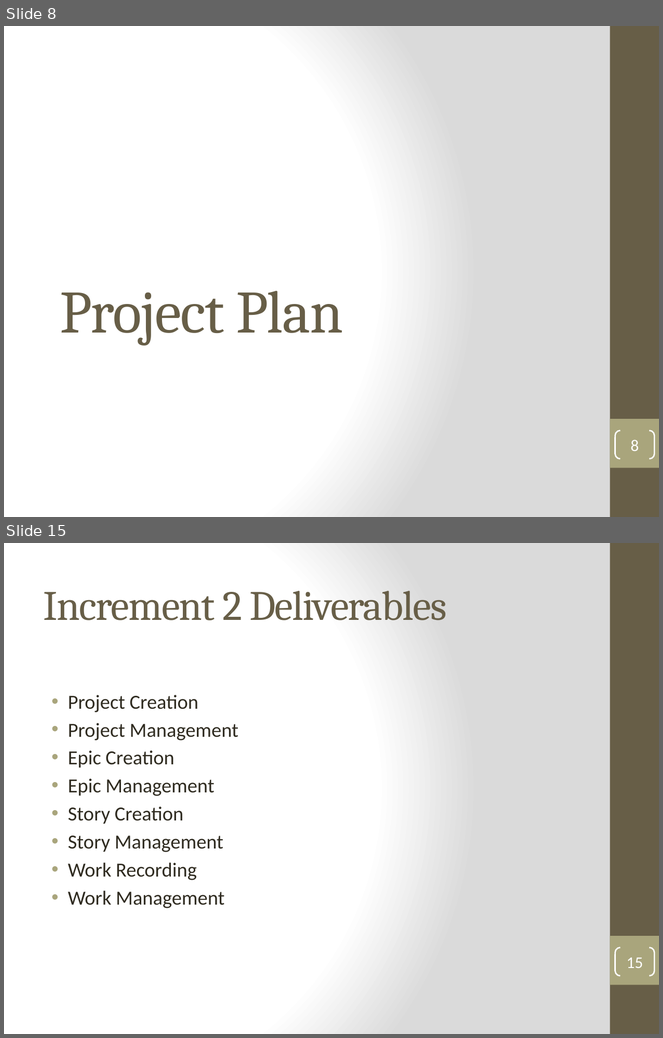
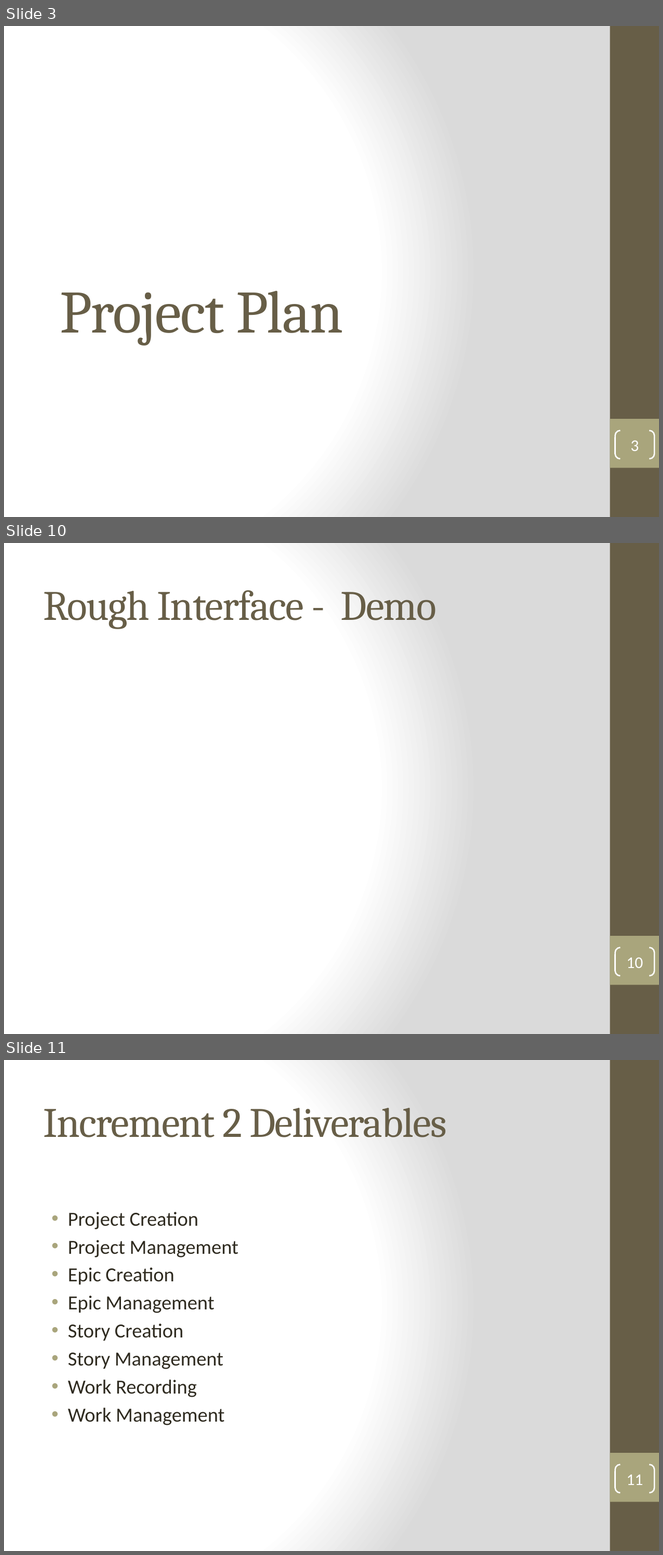
Before and after one commit to DanLain/ProjectManagement, a slide deck: Project Plan/Team 3 Vision and Proejct Plan.pptx. Shown one above the other, each under a label of ours: slides 8 and 15 before the commit, slides 3, 10 and 11 after it; the slides between them are not shown. The pictures are 663x1038 and 663x1555 pixels, drawn with LibreOffice and Linux fonts; fonts in the diff are those of the drawing. Boxes give left, top, right and bottom in pixels: in the first picture for what was removed or moved away, otherwise in the second. Text is boxed around its words. In the diff, an @@ line names an element or a change of style, - is before the commit and + after.

```diff
--- a/Project Plan/Team 3 Vision and Proejct Plan.pptx
+++ b/Project Plan/Team 3 Vision and Proejct Plan.pptx
@@ slide 10 added at box(4, 543, 659, 1034), background gradient #FFFFFF to #DADADA; not listed: 2 template elements that a slide beside it also shows @@
@@ title added at box(44, 590, 437, 629), 46 pt, text #675E47 @@
+Rough Interface - Demo
@@ page number added at box(616, 948, 655, 976), outline #FFFFFF 1.5 pt, 18 pt, text #FFFFFF @@
+10
@@ what was slide 8 is now slide 3 @@
@@ page number at box(631, 440, 639, 451): text changed @@
-8
+3
@@ what was slide 15 is now slide 11 @@
@@ page number at box(626, 1475, 643, 1485): text changed @@
-15
+11
```
Also in this commit, not shown: 2 slides changed, 5 other slides added, 11 slides removed.
